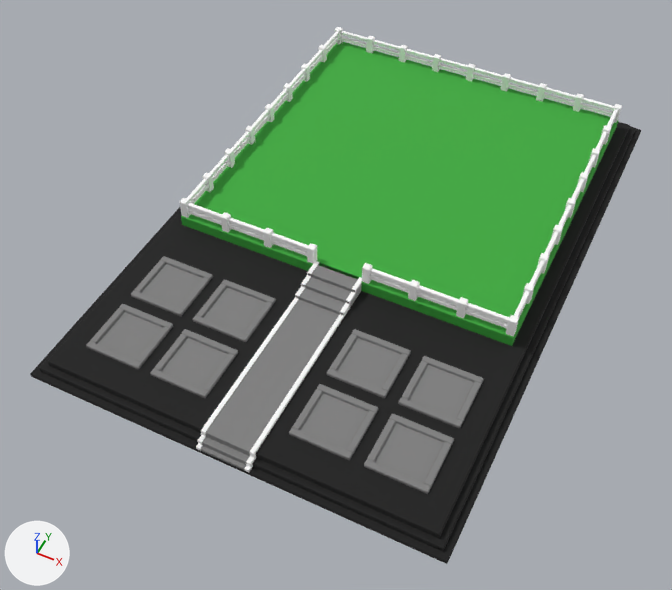
One commit to the Blender file assets/Base/BasePlot/BasePlot.blend: the scene before it, then after it.
Both versions are drawn from a camera (50 mm lens) standing at (21.5, -42.1, 53.6) and looking at (-0.8, 2.3, -2.0). The axes (+X, +Y, +Z) are drawn at lower left. The lights are the same throughout. The older version comes first.

Objects in the first picture: 'BasePlot_Edge', 'BasePlot_FencePosts', 'BasePlot_FenceRails', 'BasePlot_Floor', 'BasePlot_Pad1', 'BasePlot_Pad2', 'BasePlot_Pad3', 'BasePlot_Pad4', 'BasePlot_Pad5', 'BasePlot_Pad6', 'BasePlot_Pad7', 'BasePlot_Pad8', 'BasePlot_PadFrames', 'BasePlot_Path', 'BasePlot_Pen', 'BasePlot_PenSide', 'BasePlot_Trim'.
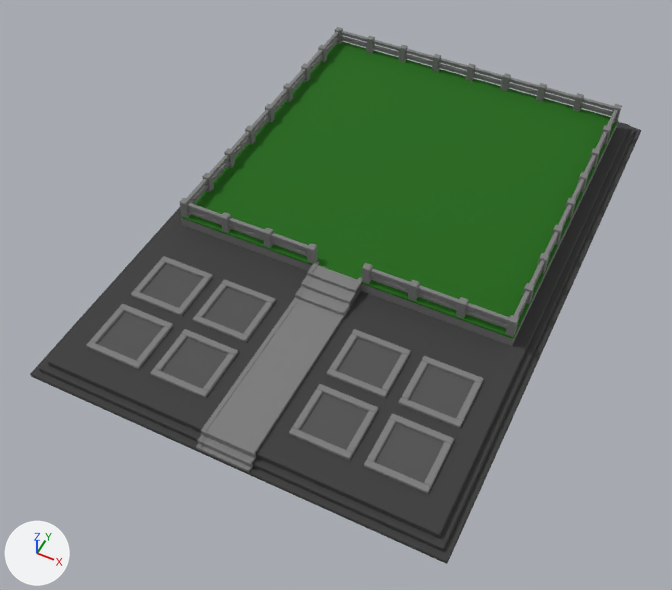
Diff of the bpy script that builds the scene:
```diff
--- a/assets/Base/BasePlot/BasePlot.blend.py
+++ b/assets/Base/BasePlot/BasePlot.blend.py
@@ mat_baseplotfloor @@
 mat_baseplotfloor = principled_material('BasePlotFloor')
-mat_baseplotfloor.base_color = (0.007, 0.007, 0.007)  # black #141414
+mat_baseplotfloor.base_color = (0.0437, 0.0437, 0.0437)  # dark grey #3b3b3b
 mat_baseplotfloor.roughness = 0.9
@@ mat_baseplotedge @@
 mat_baseplotedge = principled_material('BasePlotEdge')
-mat_baseplotedge.base_color = (0.007, 0.007, 0.007)  # black #141414
+mat_baseplotedge.base_color = (0.0437, 0.0437, 0.0437)  # dark grey #3b3b3b
 mat_baseplotedge.roughness = 0.9
@@ mat_baseplottrim @@
 mat_baseplottrim = principled_material('BasePlotTrim')
-mat_baseplottrim.base_color = (1.0, 1.0, 1.0)  # white #ffffff
+mat_baseplottrim.base_color = (0.205, 0.205, 0.205)  # grey #7d7d7d
 mat_baseplottrim.roughness = 0.9
@@ mat_baseplotpen @@
 mat_baseplotpen = principled_material('BasePlotPen')
-mat_baseplotpen.base_color = (0.0452, 0.402, 0.0452)  # green #3caa3c
+mat_baseplotpen.base_color = (0.00802, 0.136, 0.0)  # dark green #166700
 mat_baseplotpen.roughness = 0.9
@@ mat_baseplotpenside @@
 mat_baseplotpenside = principled_material('BasePlotPenSide')
-mat_baseplotpenside.base_color = (0.0452, 0.402, 0.0452)  # green #3caa3c
+mat_baseplotpenside.base_color = (0.205, 0.205, 0.205)  # grey #7d7d7d
 mat_baseplotpenside.roughness = 0.9
@@ mat_baseplotfencepost @@
 mat_baseplotfencepost = principled_material('BasePlotFencePost')
-mat_baseplotfencepost.base_color = (1.0, 1.0, 1.0)  # white #ffffff
+mat_baseplotfencepost.base_color = (0.205, 0.205, 0.205)  # grey #7d7d7d
 mat_baseplotfencepost.roughness = 0.9
@@ mat_baseplotfencerail @@
 mat_baseplotfencerail = principled_material('BasePlotFenceRail')
-mat_baseplotfencerail.base_color = (1.0, 1.0, 1.0)  # white #ffffff
+mat_baseplotfencerail.base_color = (0.205, 0.205, 0.205)  # grey #7d7d7d
 mat_baseplotfencerail.roughness = 0.9
@@ mat_baseplotpad @@
 mat_baseplotpad = principled_material('BasePlotPad')
-mat_baseplotpad.base_color = (0.216, 0.216, 0.216)  # grey #808080
+mat_baseplotpad.base_color = (0.0844, 0.0844, 0.0844)  # dark grey #525252
 mat_baseplotpad.roughness = 0.9
@@ me_baseplot_path @@
 # used by ob_baseplot_path; location = (0.0, 0.0, 0.0)
-me_baseplot_path.from_pydata(...)  # 64 vertices, 48 faces; spans x -2.0..2.0, y -16.0..1.4, z 0.3..2.2
+me_baseplot_path.from_pydata(...)  # 64 vertices, 48 faces; spans x -1.7..1.7, y -16.0..1.1, z 0.3..2.2
+# me_baseplot_path part 1: the loose piece of 8 vertices spanning x -2.0..2.0, y -15.0..-2.0, z 1.2..1.4 is scaled about its middle by (0.85, 1, 1)
+# me_baseplot_path part 2: the loose piece of 8 vertices spanning x -2.0..2.0, y 0.0..1.4, z 1.2..2.2 is scaled about the mesh origin by (0.85, 0.815, 0.99)
+# other edits to the shape of me_baseplot_path do not show in these pictures
 me_baseplot_path.materials.append(mat_baseplotpath)
```

What differs and where, as boxes (x1, y1, x2, y2) in the pictures (672 x 590 px; the box of a moved part takes in the faces that stretch with it):
'BasePlot_Pen', recoloured (green to dark green): (181, 42, 618, 339) in both
'BasePlot_Floor', recoloured (black to dark grey): (48, 122, 630, 538) in both
'BasePlot_Edge', recoloured: (30, 126, 641, 564) in both
'BasePlot_FenceRails', recoloured: (186, 31, 618, 329) in both
'BasePlot_FencePosts', recoloured: (179, 27, 622, 336) in both
'BasePlot_Pad7', recoloured (grey to dark grey): (375, 423, 444, 483) in both
'BasePlot_Trim', recoloured: (196, 261, 362, 472) in both
'BasePlot_PenSide', recoloured: (181, 123, 618, 346) in both
'BasePlot_Pad5', recoloured (grey to dark grey): (300, 393, 368, 450) in both
'BasePlot_Pad8', recoloured (grey to dark grey): (409, 365, 474, 419) in both
'BasePlot_Pad6', recoloured (grey to dark grey): (337, 337, 401, 389) in both
'BasePlot_Pad1', recoloured (grey to dark grey): (161, 337, 228, 389) in both
'BasePlot_Pad3', recoloured (grey to dark grey): (97, 312, 163, 361) in both
'BasePlot_Pad2', recoloured (grey to dark grey): (203, 287, 266, 333) in both
'BasePlot_Pad4', recoloured (grey to dark grey): (141, 264, 203, 308) in both
part 1 of me_baseplot_path, moved or reshaped: (207, 299, 340, 449) in both
part 2 of me_baseplot_path, moved or reshaped: before (308, 263, 358, 292); after (311, 265, 357, 292)
